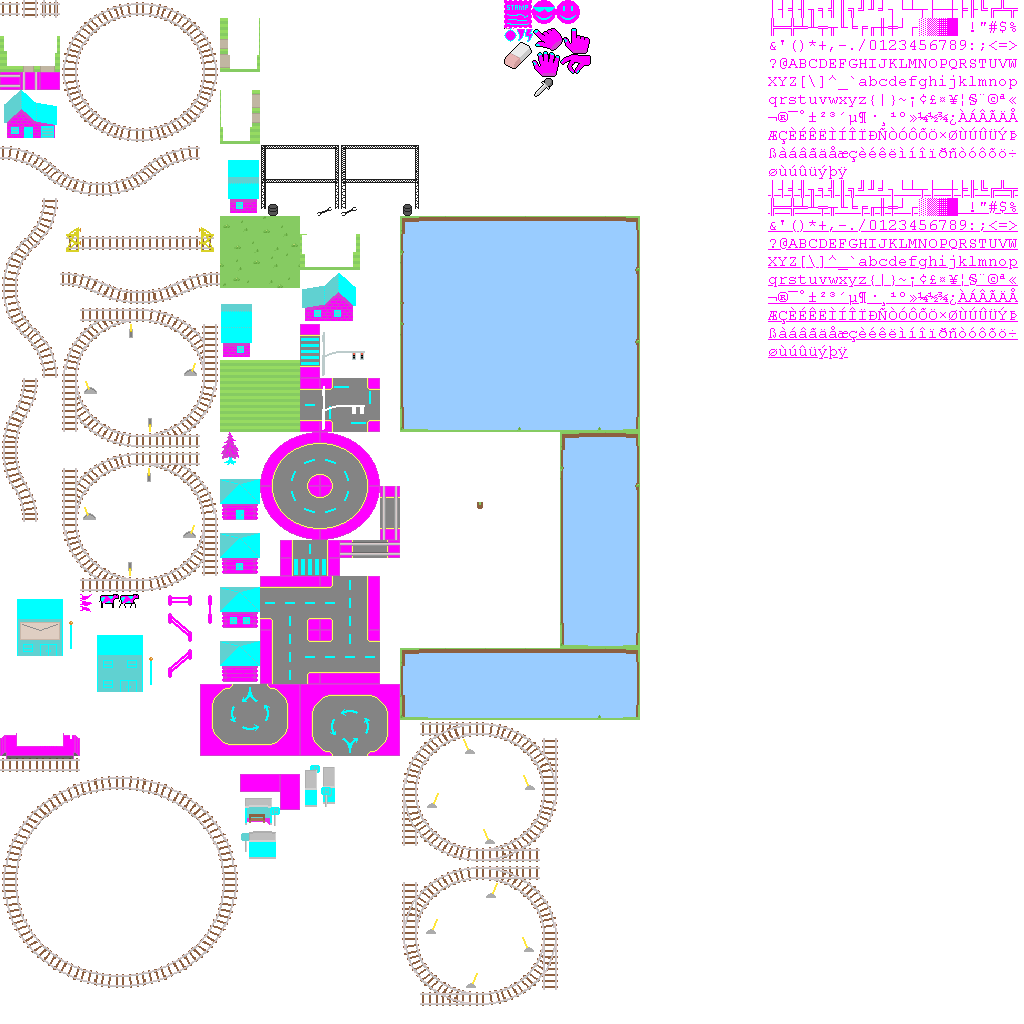
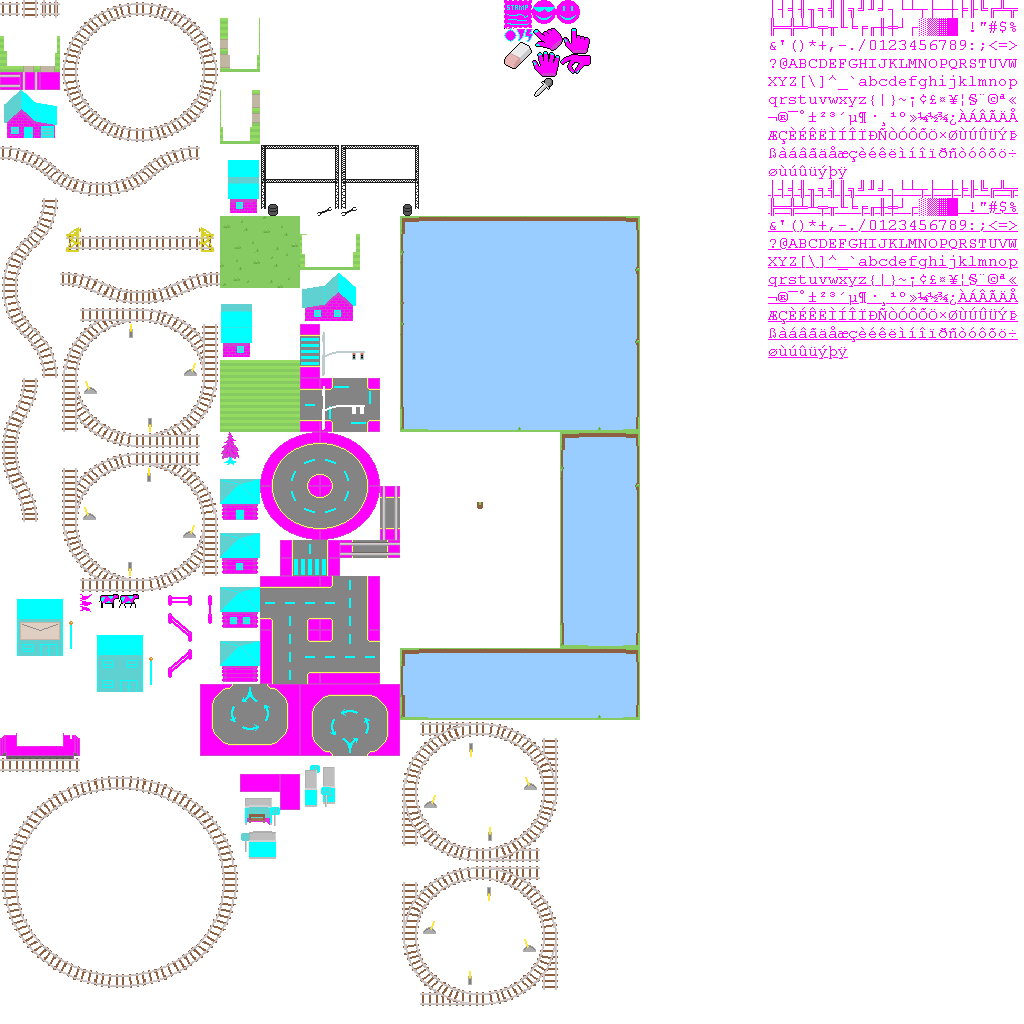
Layer changes from the first 1024x1024 image to the second:
painted on "base.png copy" over (409, 733, 551, 1000)
